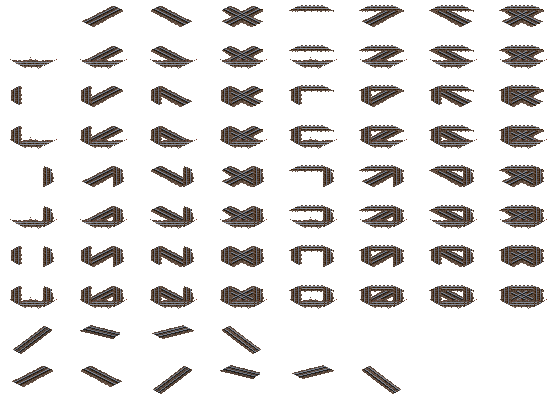
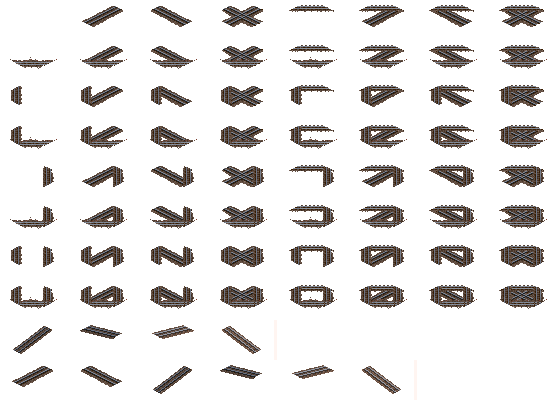
Before/after of a 559 x 400 layered artwork. What changed in the layer stack:
painted on "b_parts_1067_jp_conc_blst_slopes copy" over [154, 360, 417, 400]
painted on "b_parts_1067_jp_conc_blst_slopes" over [14, 320, 277, 360]
